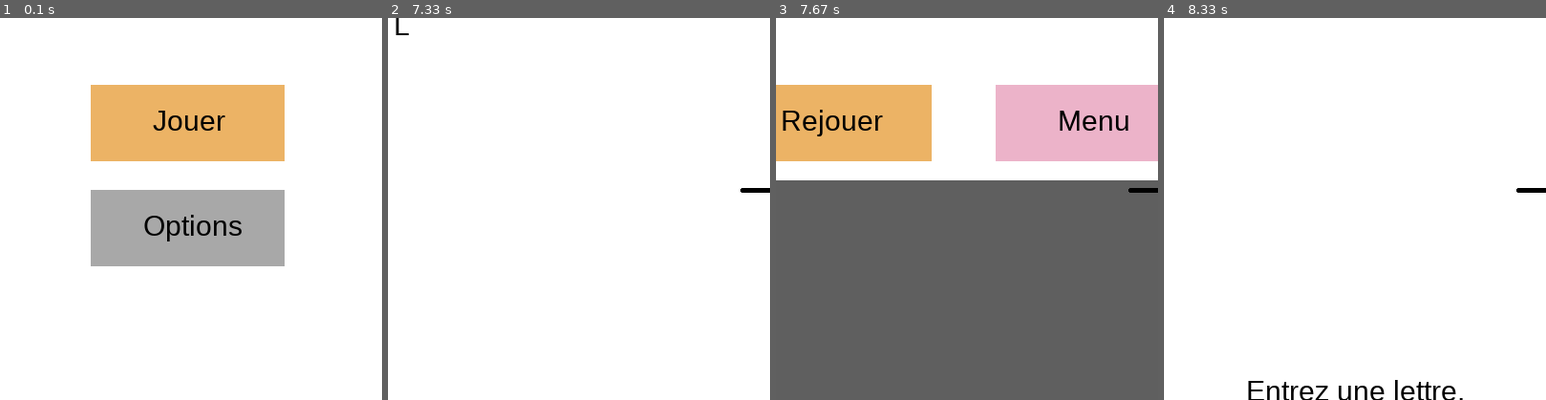
Above: before the commit, frames 1-4 (left to right).
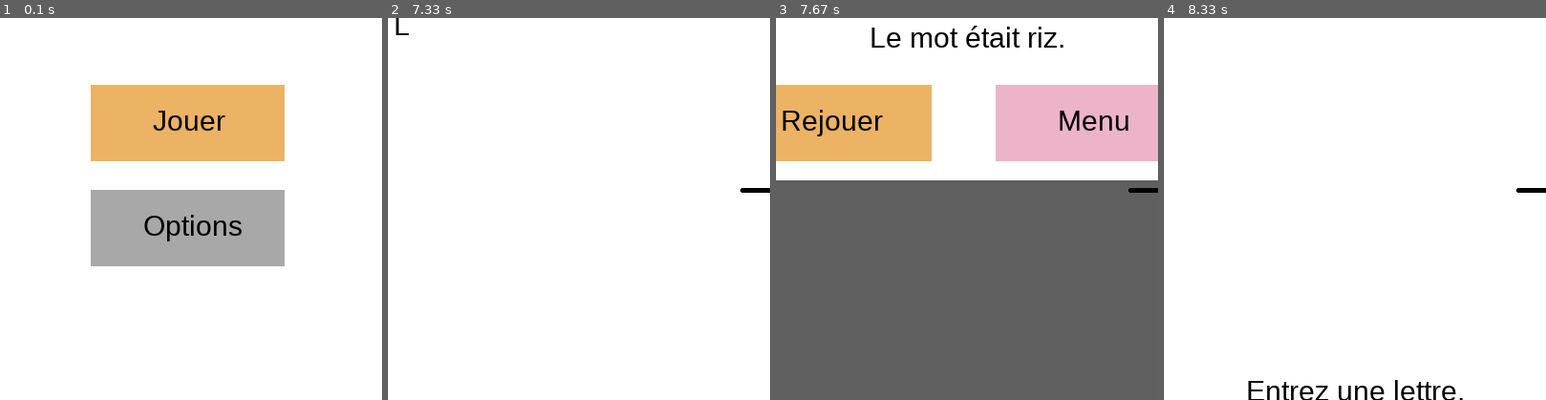
Above: after the commit, the same moments.

Repository: nicolas-riera/pendu
Game: pygame game, started from main.py
Two runs of this game, one before a commit and one after it. Both use one fixed random seed, a clock stepped at 60 frames per second and the inputs below.
Inputs (mouse positions are % of the whole screen's width and height, from its top left):
- Up to frame 1 (0.1 s): no input
- Up to frame 2 (7.33 s): click "Jouer" at 0.38 s; type "ann" at 0.67 s; tap Enter at 1, 3, 3.55, 4.1, 4.65, 5.2, 5.75, 6.3, 6.85 s; type "a" at 2.87 s; type "r" at 3.42 s; type "o" at 3.97 s; type "i" at 4.52 s; type "t" at 5.07 s; type "s" at 5.62 s; type "n" at 6.17 s; type "l" at 6.72 s; click (28, 32) at 7.32 s
- Up to frame 3 (7.67 s): click (77, 61) at 7.65 s
- Up to frame 4 (8.33 s): click "Jouer" at 7.98 s
The pictures show only the part of the screen within x 25-75%, y 48-98%; the shares and areas given below are measured in that part.

Frames 1-2 are identical in both runs. In frame 3, 0.9% of the frame differs, in the area x 25-76%, y 2-8%; in frame 4, nothing differs.

Commit message:
add: added word name when you lost

Diff:
--- a/src/game.py
+++ b/src/game.py
@@ -253,7 +253,7 @@
 
         elif notice_lose_popup:
             if time.monotonic() - popup_delay >= 0.7:
-                notice_lose_popup, usr_choice = replay_menu_popup(screen, clock, my_fonts, mouseclicked, "Vous avez perdu...", (195, 315))
+                notice_lose_popup, usr_choice = replay_menu_popup(screen, clock, my_fonts, mouseclicked, "Vous avez perdu...", (195, 315), subtitle=f"Le mot était {word_to_guess}.")
                 if usr_choice == 1:
                     life, letters_found, letters_tried, word_to_guess, word_to_guess_normalized, clue, letter_checked, notice_win_popup, notice_lose_popup, display_text_good_choice, display_text_wrong_choice, display_text_tried_letter = reset_values()
                 elif usr_choice == 2:
--- a/src/popup.py
+++ b/src/popup.py
@@ -1,6 +1,13 @@
 # Libraries
 
 import pygame
+import os
+
+from src.render_adaptive_text import *
+
+# Variables
+
+FONT_PATH = os.path.join(os.path.dirname(os.path.abspath(__file__)), "../", "assets", "font", "LiberationSans-Regular.ttf")
 
 # Functions
 
@@ -40,7 +47,7 @@
 
     return True
 
-def replay_menu_popup(screen, clock, my_fonts, mouseclicked, text, text_pos):
+def replay_menu_popup(screen, clock, my_fonts, mouseclicked, text, text_pos, subtitle=False):
 
     usr_choice = 0
     loop_locker = True
@@ -53,8 +60,20 @@
     screen.blit(screen_fade, (0, 0))
 
     pygame.draw.rect(screen, (255, 255, 255), (100, 250, 600, 300))
+
     text_display = my_fonts[1].render(text, True, (0, 0, 0))
     screen.blit(text_display, text_pos)
+
+    if subtitle:
+        render_adaptive_text(
+            screen,
+            subtitle,
+            400,
+            400,
+            500,
+            FONT_PATH,
+            centered=True
+            )
 
     pygame.draw.rect(screen, (236, 179, 101), (160, 450, 203, 80))
     replay_button = pygame.Rect((160, 450, 203, 80))
--- a/src/render_adaptive_text.py
+++ b/src/render_adaptive_text.py
@@ -10,7 +10,7 @@
     x,
     y,
     max_width,
-    font_path,
+    FONT_PATH,
     max_size=30,
     min_size=12,
     color=(0, 0, 0),
@@ -18,12 +18,12 @@
     centered=False
 ):
     size = max_size
-    font = pygame.font.Font(font_path, size)
+    font = pygame.font.Font(FONT_PATH, size)
     text_surface = font.render(text, True, color)
 
     while text_surface.get_width() > max_width and size > min_size:
         size -= 1
-        font = pygame.font.Font(font_path, size)
+        font = pygame.font.Font(FONT_PATH, size)
         text_surface = font.render(text, True, color)
 
     if centered:
